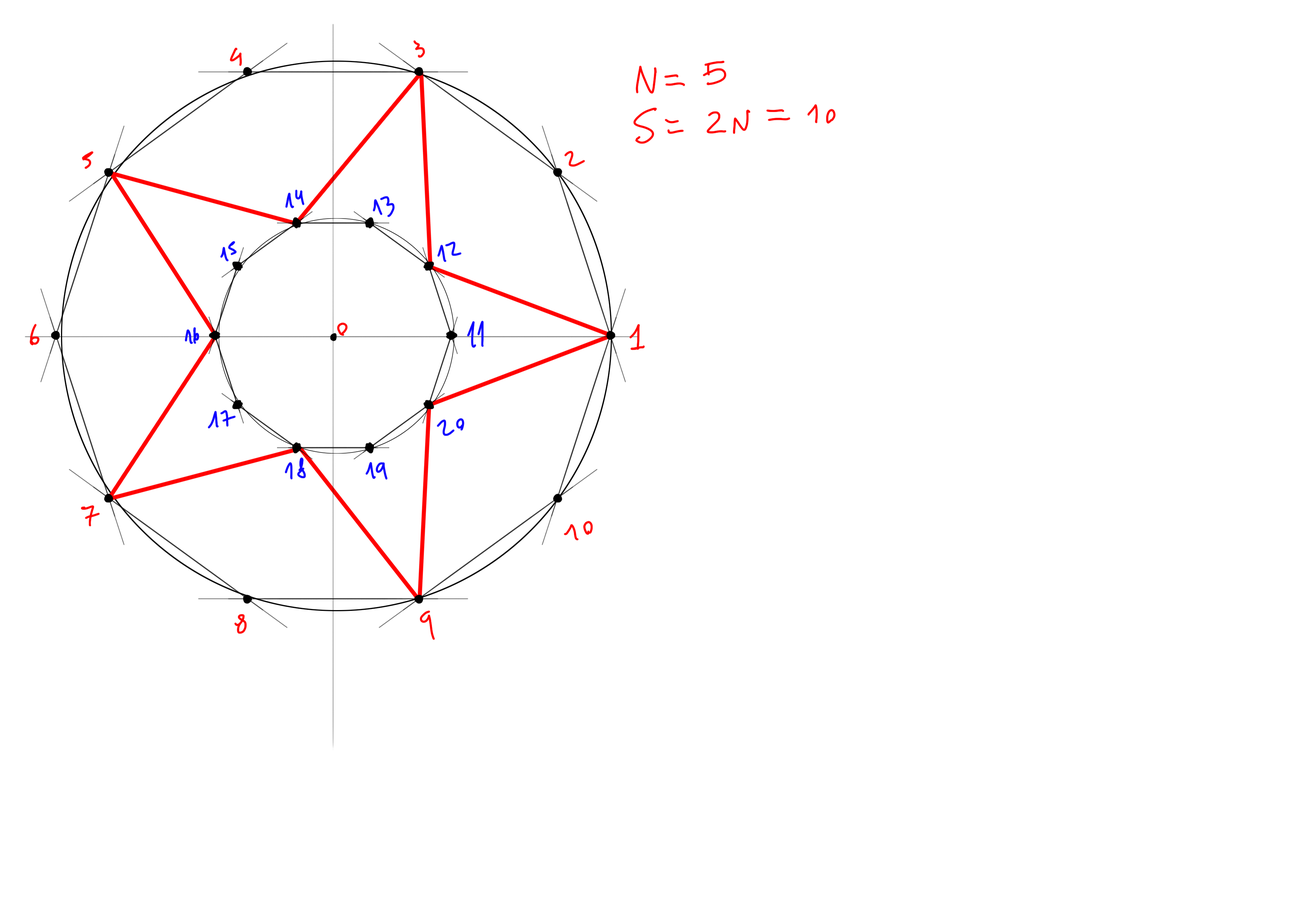
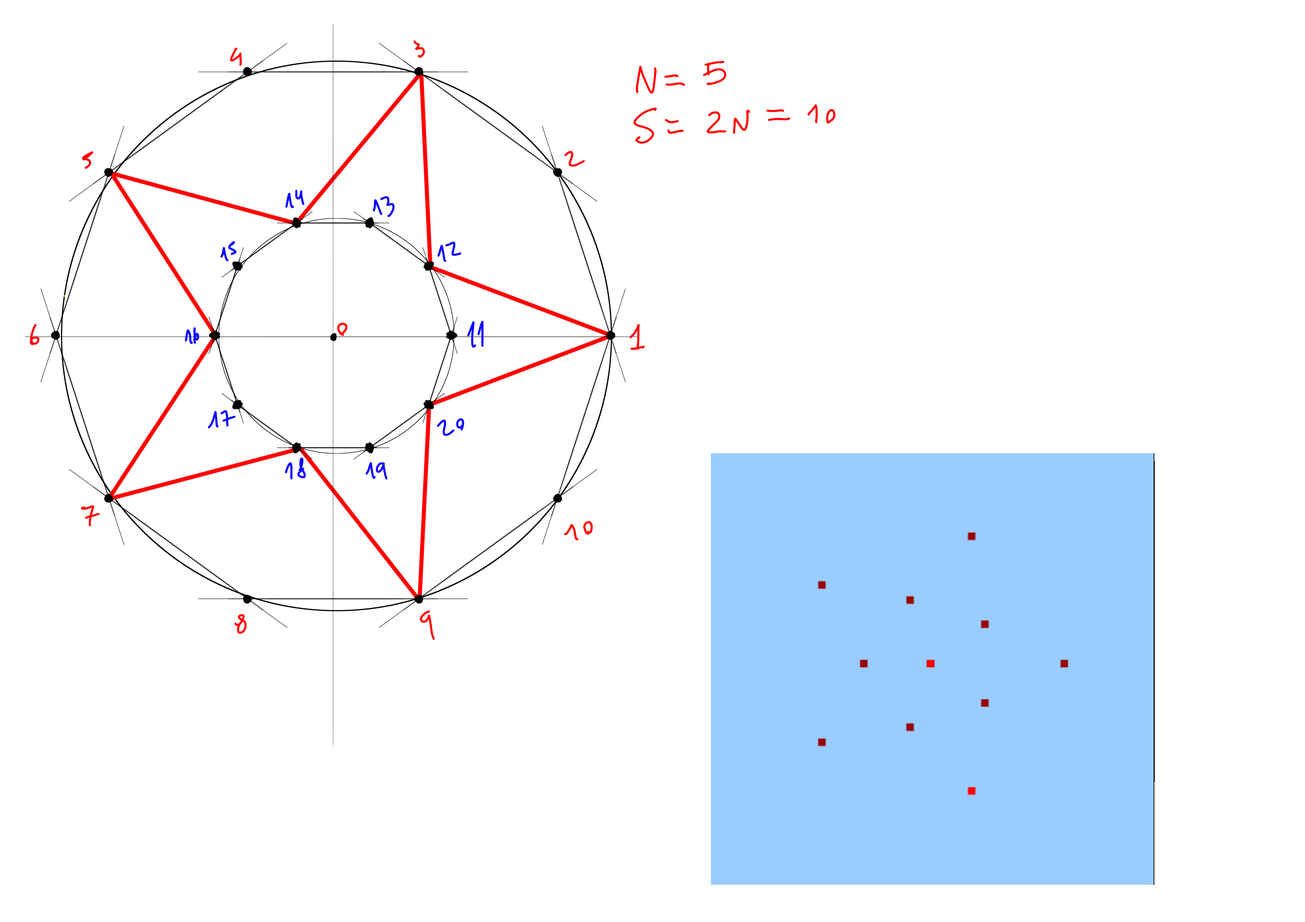
Layer changes from the first 1305px x 922px image to the second:
added layer "Layer 3" (darken) above "Layer 2" over [710, 453, 1155, 886]
added layer "Layer 2" above "Layer 1" over [762, 461, 1155, 886]
painted on "Layer 1" over [63, 294, 67, 298]
